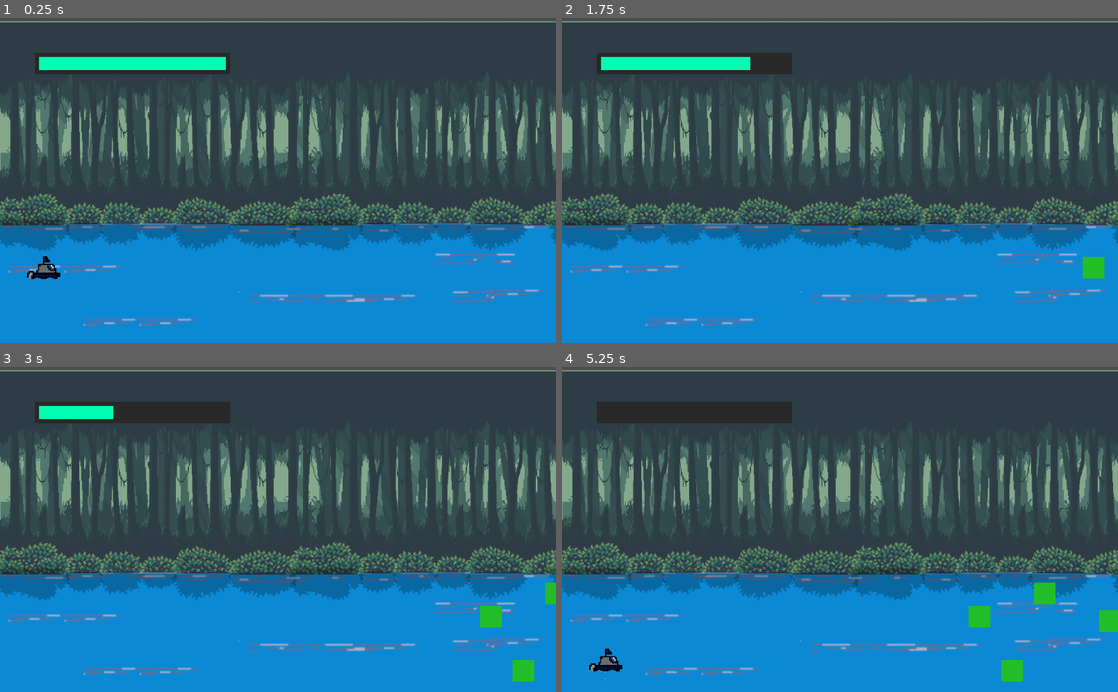
Above: before the commit, frames 1-4 (two rows, left to right).
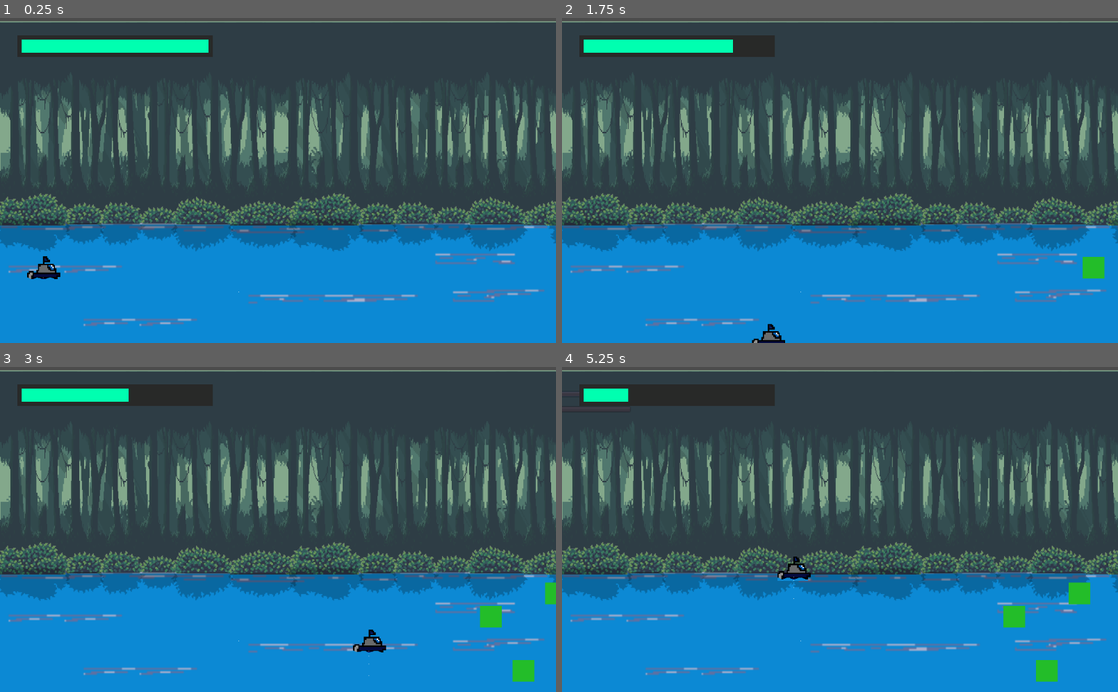
Above: after the commit, the same moments.

Repository: PedroVenanci0/Rivieira
Game: Godot game, scene res://scenes/World.tscn
Same seed, same stepped clock (60 frames per second), same inputs: the game is played once before the commit and once after it. The project has no main scene, so this scene is started directly.
Inputs:
- Up to frame 1 (0.25 s): no input
- Up to frame 2 (1.75 s): tap Enter at 0.5 s; hold Right (right) 0.53-1.28 s; hold S (down) from 1.28 s (still down)
- Up to frame 3 (3 s): release S (down) at 2.03 s; hold Right (right) 2.03-2.78 s; hold W (up) from 2.78 s (still down)
- Up to frame 4 (5.25 s): release W (up) at 3.53 s; hold A (left) 3.53-5.03 s; tap Escape (ui_cancel) at 4.15 s; hold S (down) from 5.03 s (still down)

The runs differ from the first frame. In frame 1, 3.8% of the frame differs, in the area x 3-42%, y 5-18%; in frame 2, 4.0%; in frame 3, 4.1%; in frame 4, 6.1%, in the area x 3-100%, y 5-100%.

Commit message:
pause screen scriptada e pronta para instanciar

Diff:
--- a/JogoMNR/scenes/PauseScreen.tscn
+++ b/JogoMNR/scenes/PauseScreen.tscn
@@ -12,19 +12,18 @@
 font_data = ExtResource( 1 )
 
 [node name="PauseScreen" type="Control"]
+pause_mode = 2
 anchor_right = 1.0
 anchor_bottom = 1.0
 script = ExtResource( 2 )
 
-[node name="Pause" type="CanvasLayer" parent="."]
-
-[node name="BG" type="ColorRect" parent="Pause"]
+[node name="BG" type="ColorRect" parent="."]
 modulate = Color( 1, 1, 1, 0.4 )
 anchor_right = 1.0
 anchor_bottom = 1.0
 color = Color( 0, 0, 0, 1 )
 
-[node name="PauseText" type="Label" parent="Pause"]
+[node name="PauseText" type="Label" parent="."]
 anchor_left = 0.5
 anchor_right = 0.5
 margin_left = -177.5
@@ -34,7 +33,7 @@
 custom_fonts/font = SubResource( 1 )
 text = "PAUSA!"
 
-[node name="VBoxContainer" type="VBoxContainer" parent="Pause"]
+[node name="VBoxContainer" type="VBoxContainer" parent="."]
 anchor_left = 0.5
 anchor_top = 0.5
 anchor_right = 0.5
@@ -46,16 +45,18 @@
 custom_constants/separation = 20
 alignment = 1
 
-[node name="Resumir" type="Button" parent="Pause/VBoxContainer"]
+[node name="Resumir" type="Button" parent="VBoxContainer"]
 margin_top = 36.0
 margin_right = 261.0
-margin_bottom = 86.0
+margin_bottom = 74.0
 custom_fonts/font = SubResource( 2 )
 text = "RESUMIR"
 
-[node name="MenuPrincipal" type="Button" parent="Pause/VBoxContainer"]
+[node name="MenuPrincipal" type="Button" parent="VBoxContainer"]
 margin_top = 94.0
 margin_right = 261.0
-margin_bottom = 144.0
+margin_bottom = 132.0
 custom_fonts/font = SubResource( 2 )
 text = "MENU PRINCIPAL"
+
+[connection signal="pressed" from="VBoxContainer/Resumir" to="." method="_on_Resumir_pressed"]
--- a/JogoMNR/scenes/Player.tscn
+++ b/JogoMNR/scenes/Player.tscn
@@ -13,6 +13,8 @@
 orbit_velocity_random = 0.0
 
 [node name="Player" type="KinematicBody2D"]
+collision_layer = 2
+collision_mask = 3
 script = ExtResource( 1 )
 
 [node name="Sprite" type="Sprite" parent="."]
--- a/JogoMNR/scenes/World.tscn
+++ b/JogoMNR/scenes/World.tscn
@@ -14,6 +14,7 @@
 [ext_resource path="res://assets/leito/buts_02-removebg-preview.png" type="Texture" id=12]
 [ext_resource path="res://scenes/Lixo_spawner.tscn" type="PackedScene" id=13]
 [ext_resource path="res://scenes/utils/HUD.tscn" type="PackedScene" id=14]
+[ext_resource path="res://scenes/PauseScreen.tscn" type="PackedScene" id=15]
 
 [sub_resource type="Shader" id=1]
 code = "shader_type canvas_item;
@@ -27,6 +28,9 @@
 
 [sub_resource type="CanvasItemMaterial" id=3]
 next_pass = SubResource( 2 )
+
+[sub_resource type="SegmentShape2D" id=4]
+b = Vector2( 2048, 0 )
 
 [node name="World" type="Node2D"]
 __meta__ = {
@@ -236,6 +240,23 @@
 
 [node name="HUD" parent="." instance=ExtResource( 14 )]
 
-[node name="Area2D" type="Area2D" parent="."]
+[node name="WorldBorder" type="StaticBody2D" parent="."]
+collision_layer = 3
+collision_mask = 3
+
+[node name="CollisionShape2D" type="CollisionShape2D" parent="WorldBorder"]
+position = Vector2( 0, 384 )
+shape = SubResource( 4 )
+
+[node name="WorldBorder2" type="StaticBody2D" parent="."]
+position = Vector2( 0, 384 )
+collision_layer = 3
+collision_mask = 3
+
+[node name="CollisionShape2D" type="CollisionShape2D" parent="WorldBorder2"]
+position = Vector2( 0, 224 )
+shape = SubResource( 4 )
+
+[node name="PauseScreen" parent="." instance=ExtResource( 15 )]
 
 [editable path="Lixo_spawner"]
--- a/JogoMNR/scenes/parallax.tscn
+++ /dev/null
@@ -1,98 +0,0 @@
-[gd_scene load_steps=10 format=2]
-
-[ext_resource path="res://scenes/Player.tscn" type="PackedScene" id=1]
-[ext_resource path="res://assets/Parallax_Backgrounds_Dock/Dock/6.png" type="Texture" id=2]
-[ext_resource path="res://assets/Parallax_Backgrounds_Dock/Dock/4.png" type="Texture" id=3]
-[ext_resource path="res://assets/Parallax_Backgrounds_Dock/Dock/7.png" type="Texture" id=4]
-[ext_resource path="res://assets/Parallax_Backgrounds_Dock/Dock/8.png" type="Texture" id=5]
-[ext_resource path="res://assets/Parallax_Backgrounds_Dock/Dock/0.png" type="Texture" id=6]
-[ext_resource path="res://assets/Parallax_Backgrounds_Dock/Dock/3.png" type="Texture" id=7]
-[ext_resource path="res://assets/Parallax_Backgrounds_Dock/Dock/5.png" type="Texture" id=8]
-[ext_resource path="res://assets/Parallax_Backgrounds_Dock/Dock/2.png" type="Texture" id=10]
-
-[node name="parallax" type="Node2D"]
-
-[node name="ParallaxBackground" type="ParallaxBackground" parent="."]
-
-[node name="ParallaxLayer" type="ParallaxLayer" parent="ParallaxBackground"]
-motion_scale = Vector2( 0.6, 1 )
-motion_mirroring = Vector2( 1024, 0 )
-
-[node name="ceu" type="Sprite" parent="ParallaxBackground/ParallaxLayer"]
-position = Vector2( 515, 148 )
-scale = Vector2( 2.67188, 1 )
-texture = ExtResource( 6 )
-
-[node name="ParallaxLayer2" type="ParallaxLayer" parent="ParallaxBackground"]
-motion_scale = Vector2( 0.6, 1 )
-motion_mirroring = Vector2( 1020, 0 )
-
-[node name="nuvens" type="Sprite" parent="ParallaxBackground/ParallaxLayer2"]
-position = Vector2( 512, 140 )
-scale = Vector2( 2.66406, 2.72222 )
-
-[node name="ParallaxLayer3" type="ParallaxLayer" parent="ParallaxBackground"]
-motion_mirroring = Vector2( 1020, 0 )
-
-[node name="fundo_sombra" type="Sprite" parent="ParallaxBackground/ParallaxLayer3"]
-position = Vector2( 522, 324 )
-texture = ExtResource( 10 )
-
-[node name="ParallaxLayer4" type="ParallaxLayer" parent="ParallaxBackground"]
-motion_mirroring = Vector2( 1018, 0 )
-
-[node name="arvores_01" type="Sprite" parent="ParallaxBackground/ParallaxLayer4"]
-position = Vector2( 511.5, 301 )
-scale = Vector2( 2.66406, 2.75 )
-texture = ExtResource( 7 )
-
-[node name="ParallaxLayer5" type="ParallaxLayer" parent="ParallaxBackground"]
-motion_mirroring = Vector2( 1018, 0 )
-
-[node name="arvores_02" type="Sprite" parent="ParallaxBackground/ParallaxLayer5"]
-position = Vector2( 513, 296.5 )
-scale = Vector2( 2.65104, 2.70833 )
-texture = ExtResource( 3 )
-
-[node name="ParallaxLayer6" type="ParallaxLayer" parent="ParallaxBackground"]
-motion_mirroring = Vector2( 1018, 0 )
-
-[node name="arvores_03" type="Sprite" parent="ParallaxBackground/ParallaxLayer6"]
-position = Vector2( 520, 342 )
-texture = ExtResource( 8 )
-
-[node name="ParallaxLayer7" type="ParallaxLayer" parent="ParallaxBackground"]
-motion_mirroring = Vector2( 1020, 0 )
-
-[node name="fundo_sombra_lake" type="Sprite" parent="ParallaxBackground/ParallaxLayer7"]
-position = Vector2( 511.5, 298.5 )
-scale = Vector2( 2.6849, 2.76389 )
-texture = ExtResource( 2 )
-
-[node name="ParallaxLayer8" type="ParallaxLayer" parent="ParallaxBackground"]
-motion_mirroring = Vector2( 1020, 0 )
-
-[node name="fundo_do_lake" type="Sprite" parent="ParallaxBackground/ParallaxLayer8"]
-position = Vector2( 512, 298.5 )
-scale = Vector2( 2.66667, 2.75463 )
-texture = ExtResource( 4 )
-
-[node name="ParallaxLayer9" type="ParallaxLayer" parent="ParallaxBackground"]
-motion_mirroring = Vector2( 1026, 0 )
-
-[node name="agua" type="Sprite" parent="ParallaxBackground/ParallaxLayer9"]
-position = Vector2( 513, 304 )
-scale = Vector2( 2.67187, 2.77315 )
-texture = ExtResource( 5 )
-__meta__ = {
-"_edit_group_": true
-}
-
-[node name="Player" parent="." instance=ExtResource( 1 )]
-position = Vector2( 176, 289 )
-
-[node name="Camera2D" type="Camera2D" parent="Player"]
-position = Vector2( -2, 2 )
-current = true
-smoothing_enabled = true
-smoothing_speed = 3.0
--- /dev/null
+++ b/JogoMNR/scenes/teste1.tscn
@@ -0,0 +1,250 @@
+[gd_scene load_steps=14 format=2]
+
+[ext_resource path="res://scenes/Player.tscn" type="PackedScene" id=1]
+[ext_resource path="res://assets/leito/03-removebg-preview.png" type="Texture" id=2]
+[ext_resource path="res://assets/leito/05-removebg-preview.png" type="Texture" id=3]
+[ext_resource path="res://assets/leito/06-removebg-preview.png" type="Texture" id=4]
+[ext_resource path="res://assets/bg/j4.png" type="Texture" id=5]
+[ext_resource path="res://assets/bg/j2.png" type="Texture" id=6]
+[ext_resource path="res://assets/bg/j3.png" type="Texture" id=7]
+[ext_resource path="res://assets/bg/j1.png" type="Texture" id=8]
+[ext_resource path="res://assets/Parallax_Backgrounds_Dock/agua.png" type="Texture" id=9]
+[ext_resource path="res://assets/leito/04-removebg-preview.png" type="Texture" id=10]
+[ext_resource path="res://assets/leito/buts_01-removebg-preview.png" type="Texture" id=11]
+[ext_resource path="res://assets/leito/buts_02-removebg-preview.png" type="Texture" id=12]
+[ext_resource path="res://scenes/Lixo_spawner.tscn" type="PackedScene" id=13]
+
+[node name="Node2D" type="Node2D"]
+__meta__ = {
+"_edit_horizontal_guides_": [ 779.0, 12.0 ],
+"_edit_vertical_guides_": [ 1.0 ]
+}
+
+[node name="Player" parent="." instance=ExtResource( 1 )]
+position = Vector2( 80, 477 )
+__meta__ = {
+"_edit_group_": true
+}
+
+[node name="Camera2D" type="Camera2D" parent="Player"]
+position = Vector2( 1, 0 )
+current = true
+limit_left = 1000
+limit_top = 12
+limit_right = 1018
+limit_bottom = 779
+smoothing_enabled = true
+smoothing_speed = 3.0
+
+[node name="ParallaxBackground" type="ParallaxBackground" parent="."]
+
+[node name="ParallaxLayer" type="ParallaxLayer" parent="ParallaxBackground"]
+motion_mirroring = Vector2( 1019, 0 )
+
+[node name="Sprite" type="Sprite" parent="ParallaxBackground/ParallaxLayer"]
+position = Vector2( 511.5, 195 )
+scale = Vector2( 0.534896, 0.35 )
+texture = ExtResource( 5 )
+
+[node name="ParallaxLayer2" type="ParallaxLayer" parent="ParallaxBackground"]
+motion_mirroring = Vector2( 1019, 0 )
+
+[node name="Sprite" type="Sprite" parent="ParallaxBackground/ParallaxLayer2"]
+position = Vector2( 485, 194 )
+scale = Vector2( 0.265625, 0.346296 )
+texture = ExtResource( 7 )
+
+[node name="ParallaxLayer3" type="ParallaxLayer" parent="ParallaxBackground"]
+motion_mirroring = Vector2( 1019, 0 )
+
+[node name="Sprite" type="Sprite" parent="ParallaxBackground/ParallaxLayer3"]
+position = Vector2( 511.5, 195 )
+scale = Vector2( 0.177431, 0.345833 )
+texture = ExtResource( 6 )
+
+[node name="ParallaxLayer4" type="ParallaxLayer" parent="ParallaxBackground"]
+motion_mirroring = Vector2( 1019, 0 )
+
+[node name="Sprite" type="Sprite" parent="ParallaxBackground/ParallaxLayer4"]
+position = Vector2( 481, 200 )
+scale = Vector2( 0.133268, 0.344444 )
+texture = ExtResource( 8 )
+
+[node name="ParallaxLayer5" type="ParallaxLayer" parent="ParallaxBackground"]
+motion_mirroring = Vector2( 1019, 0 )
+
+[node name="Sprite" type="Sprite" parent="ParallaxBackground/ParallaxLayer5"]
+pause_mode = 2
+position = Vector2( 497, 433 )
+scale = Vector2( 2.7104, 3.16667 )
+texture = ExtResource( 9 )
+
+[node name="Sprite2" type="Sprite" parent="ParallaxBackground/ParallaxLayer5"]
+position = Vector2( 29.7499, 354 )
+scale = Vector2( 0.342887, 0.33871 )
+texture = ExtResource( 11 )
+
+[node name="Sprite3" type="Sprite" parent="ParallaxBackground/ParallaxLayer5"]
+position = Vector2( 124.75, 356 )
+scale = Vector2( 0.342887, 0.33871 )
+texture = ExtResource( 12 )
+
+[node name="Sprite4" type="Sprite" parent="ParallaxBackground/ParallaxLayer5"]
+position = Vector2( 197.75, 360 )
+scale = Vector2( 0.342887, 0.33871 )
+texture = ExtResource( 2 )
+
+[node name="Sprite5" type="Sprite" parent="ParallaxBackground/ParallaxLayer5"]
+position = Vector2( 268.75, 361 )
+scale = Vector2( 0.342887, 0.33871 )
+texture = ExtResource( 10 )
+
+[node name="Sprite28" type="Sprite" parent="ParallaxBackground/ParallaxLayer5"]
+position = Vector2( 877, 757 )
+scale = Vector2( 0.342887, 0.33871 )
+texture = ExtResource( 10 )
+
+[node name="Sprite6" type="Sprite" parent="ParallaxBackground/ParallaxLayer5"]
+position = Vector2( 348.75, 357 )
+scale = Vector2( 0.342887, 0.33871 )
+texture = ExtResource( 3 )
+
+[node name="Sprite7" type="Sprite" parent="ParallaxBackground/ParallaxLayer5"]
+position = Vector2( 458.75, 362 )
+scale = Vector2( 0.342887, 0.33871 )
+texture = ExtResource( 4 )
+
+[node name="Sprite27" type="Sprite" parent="ParallaxBackground/ParallaxLayer5"]
+position = Vector2( 145, 755 )
+scale = Vector2( 0.342887, 0.33871 )
+texture = ExtResource( 4 )
+
+[node name="Sprite8" type="Sprite" parent="ParallaxBackground/ParallaxLayer5"]
+position = Vector2( 570.5, 353.75 )
+scale = Vector2( 0.342887, 0.33871 )
+texture = ExtResource( 11 )
+
+[node name="Sprite26" type="Sprite" parent="ParallaxBackground/ParallaxLayer5"]
+position = Vector2( 29, 746 )
+scale = Vector2( 0.342887, 0.33871 )
+texture = ExtResource( 11 )
+
+[node name="Sprite9" type="Sprite" parent="ParallaxBackground/ParallaxLayer5"]
+position = Vector2( 665.5, 355.75 )
+scale = Vector2( 0.342887, 0.33871 )
+texture = ExtResource( 12 )
+
+[node name="Sprite10" type="Sprite" parent="ParallaxBackground/ParallaxLayer5"]
+position = Vector2( 738.5, 359.75 )
+scale = Vector2( 0.342887, 0.33871 )
+texture = ExtResource( 2 )
+
+[node name="Sprite11" type="Sprite" parent="ParallaxBackground/ParallaxLayer5"]
+position = Vector2( 809.5, 360.75 )
+scale = Vector2( 0.342887, 0.33871 )
+texture = ExtResource( 10 )
+
+[node name="Sprite12" type="Sprite" parent="ParallaxBackground/ParallaxLayer5"]
+position = Vector2( 889.5, 356.75 )
+scale = Vector2( 0.342887, 0.33871 )
+texture = ExtResource( 3 )
+
+[node name="Sprite13" type="Sprite" parent="ParallaxBackground/ParallaxLayer5"]
+position = Vector2( 999.5, 361.75 )
+scale = Vector2( 0.342887, 0.33871 )
+texture = ExtResource( 4 )
+
+[node name="Sprite25" type="Sprite" parent="ParallaxBackground/ParallaxLayer5"]
+position = Vector2( 960, 756 )
+scale = Vector2( 0.342887, 0.33871 )
+texture = ExtResource( 4 )
+
+[node name="Sprite14" type="Sprite" parent="ParallaxBackground/ParallaxLayer5"]
+modulate = Color( 0, 0, 0, 0.239216 )
+position = Vector2( 55.7499, 401 )
+scale = Vector2( 0.342887, 0.33871 )
+texture = ExtResource( 11 )
+flip_v = true
+
+[node name="Sprite15" type="Sprite" parent="ParallaxBackground/ParallaxLayer5"]
+modulate = Color( 0, 0, 0, 0.239216 )
+position = Vector2( 150.75, 403 )
+scale = Vector2( 0.342887, 0.33871 )
+texture = ExtResource( 12 )
+flip_v = true
+
+[node name="Sprite16" type="Sprite" parent="ParallaxBackground/ParallaxLayer5"]
+modulate = Color( 0, 0, 0, 0.239216 )
+position = Vector2( 223.75, 407 )
+scale = Vector2( 0.342887, 0.33871 )
+texture = ExtResource( 2 )
+flip_v = true
+
+[node name="Sprite17" type="Sprite" parent="ParallaxBackground/ParallaxLayer5"]
+modulate = Color( 0, 0, 0, 0.239216 )
+position = Vector2( 294.75, 408 )
+scale = Vector2( 0.342887, 0.33871 )
+texture = ExtResource( 10 )
+flip_v = true
+
+[node name="Sprite18" type="Sprite" parent="ParallaxBackground/ParallaxLayer5"]
+modulate = Color( 0, 0, 0, 0.239216 )
+position = Vector2( 374.75, 404 )
+scale = Vector2( 0.342887, 0.33871 )
+texture = ExtResource( 3 )
+flip_v = true
+
+[node name="Sprite19" type="Sprite" parent="ParallaxBackground/ParallaxLayer5"]
+modulate = Color( 0, 0, 0, 0.239216 )
+position = Vector2( 484.75, 409 )
+scale = Vector2( 0.342887, 0.33871 )
+texture = ExtResource( 4 )
+flip_v = true
+
+[node name="Sprite20" type="Sprite" parent="ParallaxBackground/ParallaxLayer5"]
+modulate = Color( 0, 0, 0, 0.239216 )
+position = Vector2( 596.5, 400.75 )
+scale = Vector2( 0.342887, 0.33871 )
+texture = ExtResource( 11 )
+flip_v = true
+
+[node name="Sprite21" type="Sprite" parent="ParallaxBackground/ParallaxLayer5"]
+modulate = Color( 0, 0, 0, 0.239216 )
+position = Vector2( 691.5, 402.75 )
+scale = Vector2( 0.342887, 0.33871 )
+texture = ExtResource( 12 )
+flip_v = true
+
+[node name="Sprite22" type="Sprite" parent="ParallaxBackground/ParallaxLayer5"]
+modulate = Color( 0, 0, 0, 0.239216 )
+position = Vector2( 764.5, 406.75 )
+scale = Vector2( 0.342887, 0.33871 )
+texture = ExtResource( 2 )
+flip_v = true
+
+[node name="Sprite23" type="Sprite" parent="ParallaxBackground/ParallaxLayer5"]
+modulate = Color( 0, 0, 0, 0.239216 )
+position = Vector2( 835.5, 407.75 )
+scale = Vector2( 0.342887, 0.33871 )
+texture = ExtResource( 10 )
+flip_v = true
+
+[node name="Sprite24" type="Sprite" parent="ParallaxBackground/ParallaxLayer5"]
+modulate = Color( 0, 0, 0, 0.239216 )
+position = Vector2( 915.5, 403.75 )
+scale = Vector2( 0.342887, 0.33871 )
+texture = ExtResource( 3 )
+flip_v = true
+
+[node name="Lixo_spawner" parent="." instance=ExtResource( 13 )]
+
+[node name="Top" parent="Lixo_spawner" index="0"]
+position = Vector2( 1063, 410 )
+
+[node name="Botttom" parent="Lixo_spawner" index="1"]
+position = Vector2( 1069, 756 )
+
+[node name="SpawnTimer" parent="Lixo_spawner" index="2"]
+wait_time = 2.454
+
+[editable path="Lixo_spawner"]
--- a/JogoMNR/scenes/utils/HUD.tscn
+++ b/JogoMNR/scenes/utils/HUD.tscn
@@ -6,10 +6,10 @@
 script = ExtResource( 1 )
 
 [node name="Battery" type="Control" parent="."]
-margin_left = 64.0
-margin_top = 64.0
-margin_right = 104.0
-margin_bottom = 104.0
+margin_left = 32.0
+margin_top = 32.0
+margin_right = 72.0
+margin_bottom = 72.0
 
 [node name="MaxBattery" type="ColorRect" parent="Battery"]
 margin_right = 360.0
--- a/JogoMNR/scripts/PauseScreen.gd
+++ b/JogoMNR/scripts/PauseScreen.gd
@@ -1,4 +1,18 @@
 extends Control
 
 func _ready():
-	$Pause/VBoxContainer/Resumir.grab_focus()
+	visible = false
+
+func _process(_delta):
+	if Input.is_action_just_pressed("ui_cancel"):
+		pause_or_resume()
+		$VBoxContainer/Resumir.grab_focus()
+
+
+
+func _on_Resumir_pressed():
+	pause_or_resume()
+
+func pause_or_resume():
+	visible = !visible
+	get_tree().paused = !get_tree().paused
--- a/JogoMNR/scripts/utils/HUD.gd
+++ b/JogoMNR/scripts/utils/HUD.gd
@@ -10,4 +10,10 @@
 	var battery_bar : ColorRect = $Battery/MaxBattery/CurrentBattery
 	var player = $"../Player"
 	if player != null:
-		battery_bar.rect_size.x = move_toward(344*player.battery/player.MAX_BATTERY, 0, delta)
+		var _batteryTo = 344 * player.battery / player.MAX_BATTERY; # destino
+		var _diff = abs(_batteryTo - battery_bar.rect_size.x); # diferenca entre o antes e o depois
+		var _sp = _diff / 8;
+		battery_bar.rect_size.x = move_toward(battery_bar.rect_size.x, _batteryTo, _sp);
+
+#		# Colorir barra
+#		battery_bar.modulate = Color.red if _diff > 2 else Color.white
Not shown: 1 places in JogoMNR/scenes/World.tscn that only renumber resources
